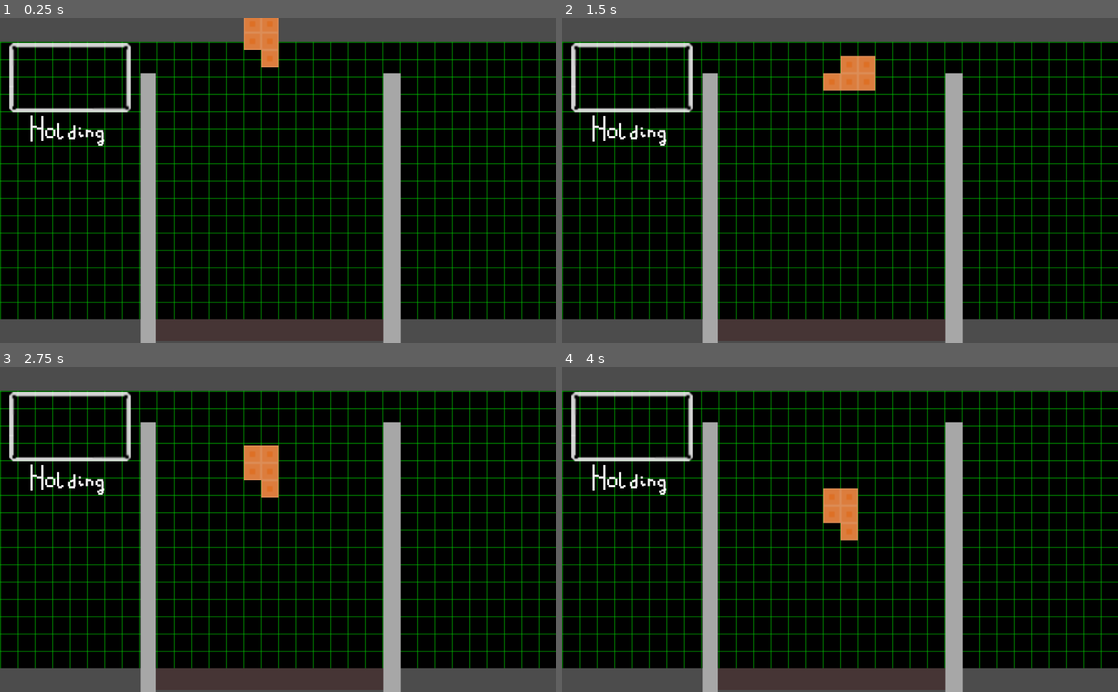
Above: before the commit, frames 1-4 (two rows, left to right).
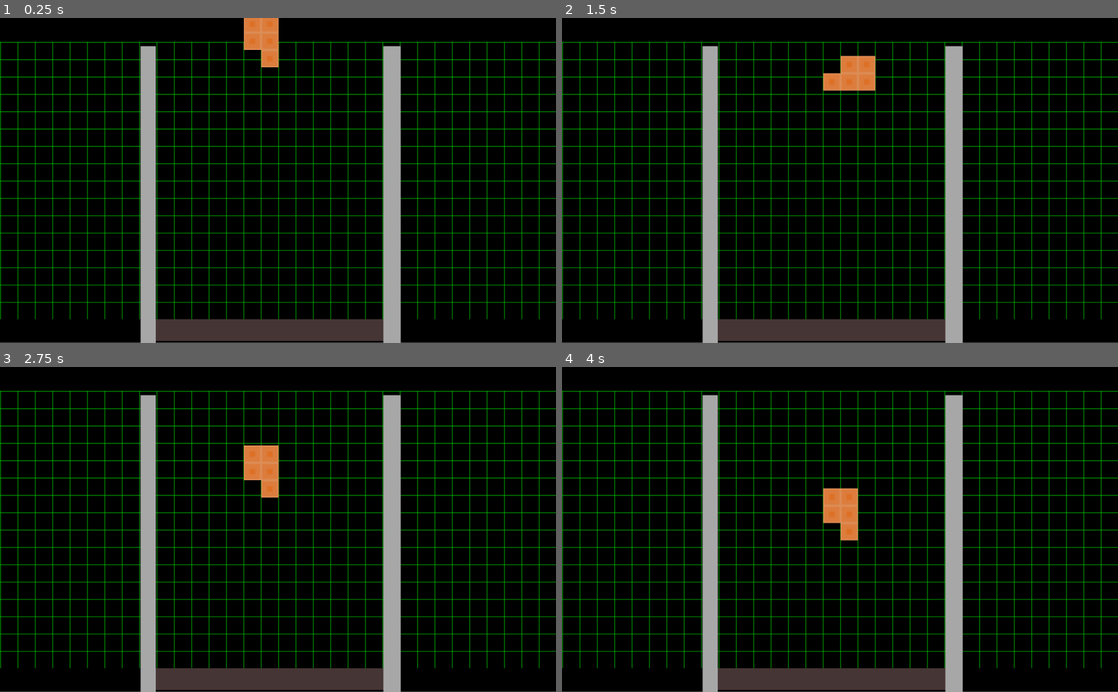
Above: after the commit, the same moments.

Repository: rdalton1124/pentris
Game: Godot game, scene res://scenes/root.tscn
The game is run twice, just before and just after one commit, with the same random seed, the same clock (stepped at 60 frames per second) and the same inputs.
Inputs:
- Up to frame 1 (0.25 s): no input
- Up to frame 2 (1.5 s): hold D (move_right) from 0.53 s (still down); tap W (hold) at 0.6 s; tap E (cc_rotate) at 1.35 s
- Up to frame 3 (2.75 s): tap W (hold) at 1.55, 2.3 s; release D (move_right) at 2.03 s; hold A (move_left) from 2.03 s (still down); tap Q (ccw_rotate) at 2.1 s
- Up to frame 4 (4 s): release A (move_left) at 2.78 s; hold D (move_right) from 2.78 s (still down); tap S (fall_faster) at 2.85 s; tap W (hold) at 3.05, 3.6 s

The runs differ from the first frame. In frame 1, 13% of the frame differs, in the area x 0-100%, y 0-100%; in frame 2, 13%; in frame 3, 13%; in frame 4, 13%.

Commit message:
added builds

Diff:
--- a/project.godot
+++ b/project.godot
@@ -11,7 +11,14 @@
 [application]
 
 config/name="pentris"
+config/description="Tetris variant"
 run/main_scene="res://scenes/root.tscn"
+run/disable_stdout=true
+run/disable_stderr=true
+run/flush_stdout_on_print.debug=false
+config/icon="res://bloucks/pnurple.png"
+config/macos_native_icon="res://bloucks/pnurple.png"
+config/windows_native_icon="res://bloucks/pnurple.png"
 
 [gui]
 
--- a/scenes/root.tscn
+++ b/scenes/root.tscn
@@ -1,12 +1,10 @@
-[gd_scene load_steps=12 format=2]
+[gd_scene load_steps=10 format=2]
 
 [ext_resource path="res://scenes/floor.tscn" type="PackedScene" id=1]
 [ext_resource path="res://scenes/wall.tscn" type="PackedScene" id=2]
 [ext_resource path="res://scripts/game_script.gd" type="Script" id=3]
 [ext_resource path="res://scripts/spawner.gd" type="Script" id=4]
 [ext_resource path="res://backgrounds/black.png" type="Texture" id=5]
-[ext_resource path="res://scenes/holding.png" type="Texture" id=6]
-[ext_resource path="res://scenes/text.png" type="Texture" id=7]
 [ext_resource path="res://audio/impact1.ogg" type="AudioStream" id=8]
 [ext_resource path="res://scripts/playspace.gd" type="Script" id=9]
 [ext_resource path="res://audio/quick drop.ogg" type="AudioStream" id=10]
@@ -25,11 +23,11 @@
 
 [node name="wall_right" parent="boundaries" instance=ExtResource( 2 )]
 position = Vector2( 722, 352 )
-scale = Vector2( 1, 5 )
+scale = Vector2( 1, 6 )
 
 [node name="wall_left" parent="boundaries" instance=ExtResource( 2 )]
 position = Vector2( 273, 352 )
-scale = Vector2( 0.9, 5 )
+scale = Vector2( 0.9, 6 )
 
 [node name="spawn" type="Node2D" parent="."]
 position = Vector2( 497, 28 )
@@ -78,26 +76,25 @@
 z_index = -1
 texture = ExtResource( 5 )
 
-[node name="Holding" type="Sprite" parent="."]
-position = Vector2( 129, 110 )
-texture = ExtResource( 6 )
-
-[node name="Text" type="Sprite" parent="."]
-position = Vector2( 162, 204 )
-texture = ExtResource( 7 )
-
 [node name="playspace" type="Node2D" parent="."]
 script = ExtResource( 9 )
 
-[node name="wall_bump" type="AudioStreamPlayer" parent="."]
+[node name="audio" type="Node2D" parent="."]
+
+[node name="wall_bump" type="AudioStreamPlayer" parent="audio"]
 stream = ExtResource( 8 )
 
-[node name="line" type="AudioStreamPlayer" parent="."]
+[node name="line" type="AudioStreamPlayer" parent="audio"]
 stream = SubResource( 1 )
 
-[node name="quickDrop" type="AudioStreamPlayer" parent="."]
+[node name="quickDrop" type="AudioStreamPlayer" parent="audio"]
 stream = ExtResource( 10 )
 
-[node name="playfield" type="Node2D" parent="."]
+[node name="backbackground" type="Sprite" parent="."]
+z_index = -2
 
-[node name="Node2D2" type="Node2D" parent="."]
+[node name="ColorRect" type="ColorRect" parent="backbackground"]
+margin_top = -3.0
+margin_right = 1036.0
+margin_bottom = 599.0
+color = Color( 0, 0, 0, 1 )
--- a/scripts/pentamino.gd
+++ b/scripts/pentamino.gd
@@ -13,8 +13,8 @@
 
 var oldY = 100000
 
-onready var qd = get_node("../../quickDrop")
-onready var wallBump = get_node("../../wall_bump")
+onready var qd = get_node("../../audio/quickDrop")
+onready var wallBump = get_node("../../audio/wall_bump")
 onready var playfield = get_node("../../playspace")
 
 var stuckCount = 0
--- a/scripts/playspace.gd
+++ b/scripts/playspace.gd
@@ -1,7 +1,7 @@
 extends Node2D
 
 
-onready var lineComplete = get_node("../line")
+onready var lineComplete = get_node("../audio/line")
 var array = []
 var linesCleared = 0
 func _ready():
@@ -45,12 +45,13 @@
 	for i in toDel:
 		get_child(i).queue_free()
 
-
+	var idx = arry.size() - 1
 	if s:
-		for i in arry:
+		while idx >= 0:
 			for j in get_child_count():
-				if get_child(j).position.y <= in2h(i):
+				if get_child(j).position.y <= in2h(arry[idx]):
 					get_child(j).fall()
+			idx -= 1
 
 func h2in(x):
 	return ((x - 28) / 32) - 1
Not shown, added: builds/Pentris.app/Contents/Resources/GodotSharp/Mono/etc/mono/2.0/settings.map
Not shown, added: builds/Pentris.app/Contents/Resources/GodotSharp/Mono/etc/mono/4.0/settings.map
Not shown, added: builds/Pentris.app/Contents/Resources/GodotSharp/Mono/etc/mono/4.5/settings.map
Not shown, added: builds/Pentris.app/Contents/Resources/GodotSharp/Mono/etc/mono/browscap.ini
Not shown, changed: export_presets.cfg
Not shown, changed: .DS_Store
Not shown, added: builds/.DS_Store
Not shown, added: builds/.exe
Not shown, added: builds/.pck
Not shown, added: builds/Pentris.app/Contents/Info.plist
Not shown, added: builds/Pentris.app/Contents/MacOS/Pentris
Not shown, added: builds/Pentris.app/Contents/PkgInfo
(and 22 more such lines)
